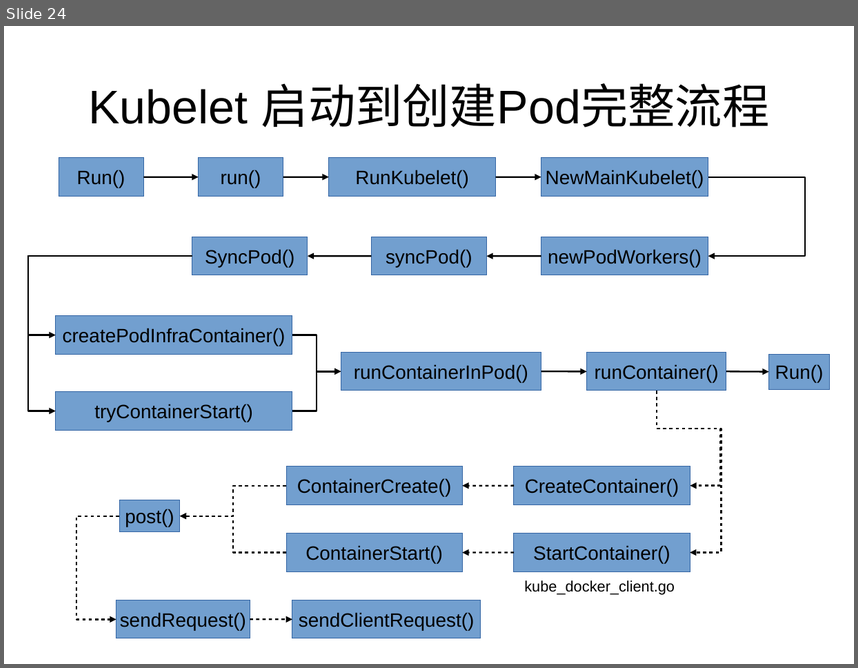
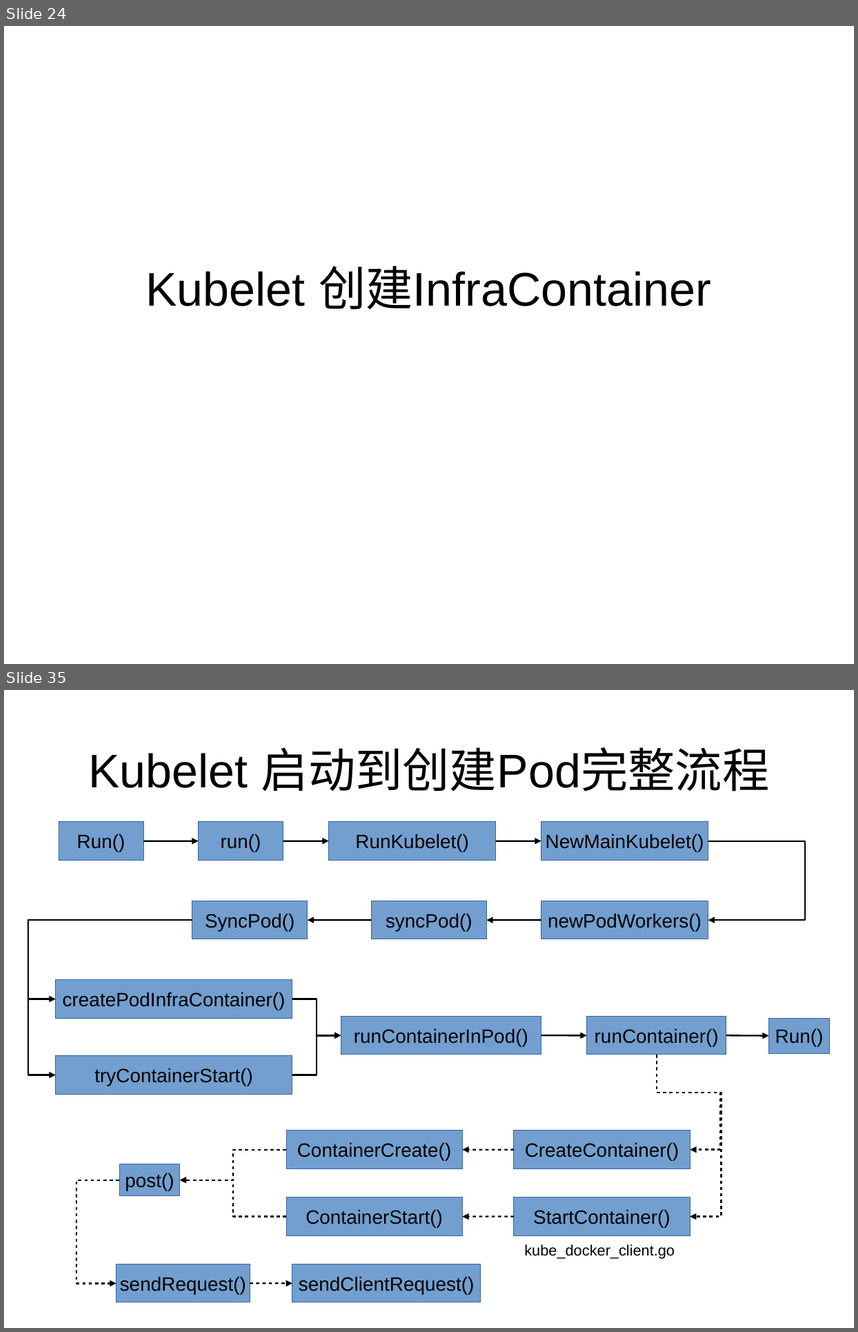
Before and after one commit to loveliuliu/Kubernetes-step-by-step, a slide deck: code_analysis/Kubelet/Kubelet.odp. Shown one above the other, each under a label of ours: slide 24 before the commit, slides 24 and 35 after it; the slides between them are not shown. The pictures are 858x668 and 858x1332 pixels, drawn with LibreOffice and Linux fonts; fonts in the diff are those of the drawing. Boxes give left, top, right and bottom in pixels: in the first picture for what was removed or moved away, otherwise in the second. Text is boxed around its words. In the diff, an @@ line names an element or a change of style, - is before the commit and + after.

Commit message:
增加创建Infra容器和业务容器的代码分析

```diff
--- a/code_analysis/Kubelet/Kubelet.odp
+++ b/code_analysis/Kubelet/Kubelet.odp
@@ slide 24 added at <box>4,26,854,664</box>, background #FFFFFF @@
@@ title added at <box>145,265,711,310</box>, 44 pt, text #000000 @@
+Kubelet 创建InfraContainer
@@ what was slide 24 is now slide 35 @@
```
Also in this commit, not shown: 1 slide changed, 10 other slides added, 2 slides removed.
